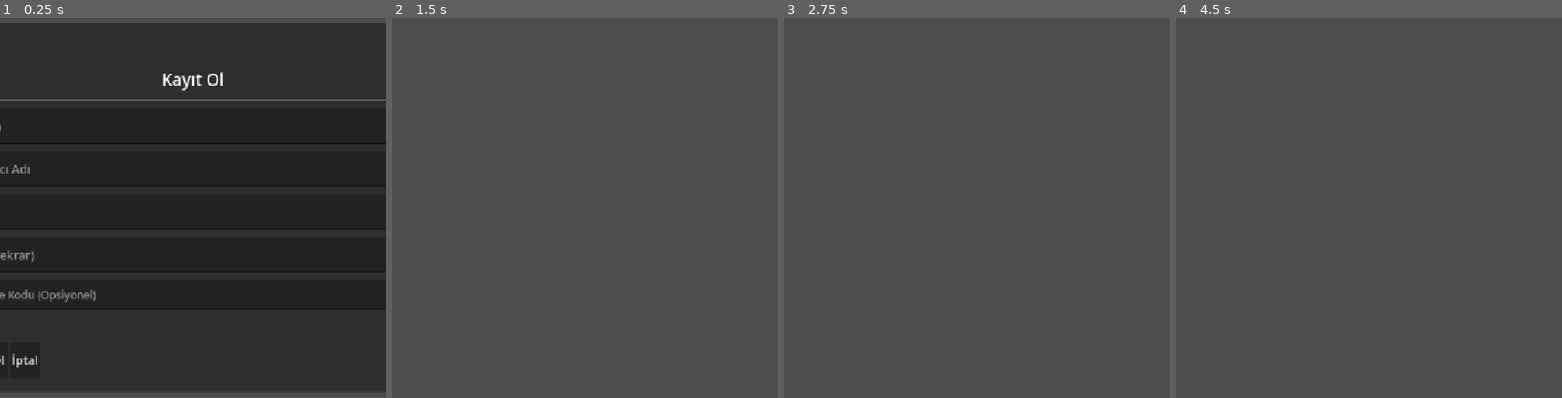
Above: before the commit, frames 1-4 (left to right).
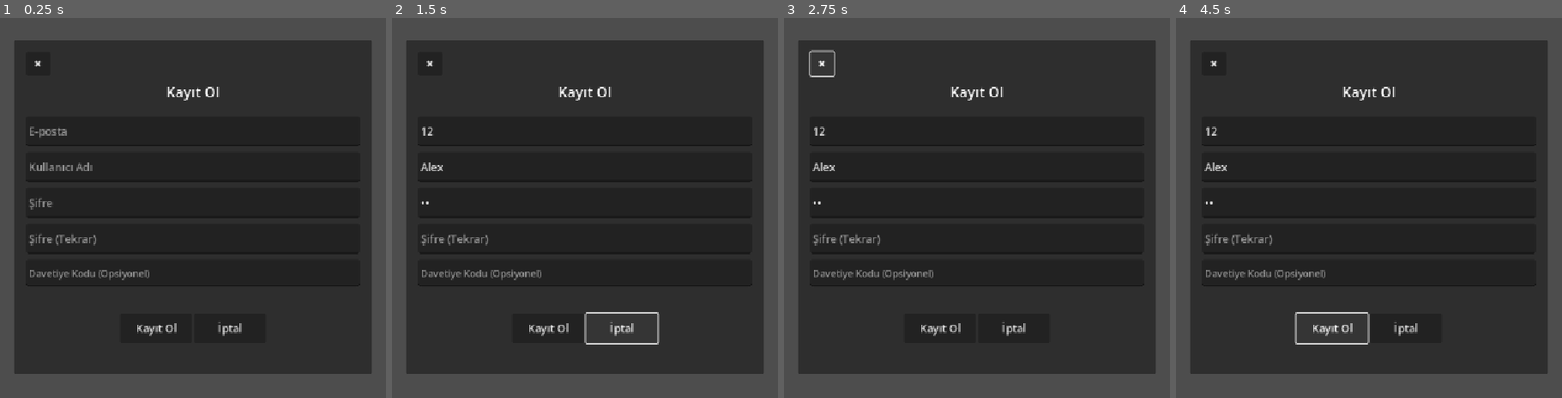
Above: after the commit, the same moments.

Repository: selcukksezer/gkk
Game: Godot game, scene res://scenes/ui/dialogs/RegisterDialog.tscn
Same seed, same stepped clock (60 frames per second), same inputs: the game is played once before the commit and once after it. This scene is started directly instead of the project's main scene. Sound files missing from this copy of the repository are replaced by a short silence.
Inputs (mouse positions are in pixels of both pictures, inside the frame that each line leads up to):
- Up to frame 1 (0.25 s): no input
- Up to frame 2 (1.5 s): click (585, 124) at 0.52 s; type "12" at 0.6 s; click (585, 170) at 0.75 s; type "Alex" at 0.83 s; click (585, 211) at 0.98 s; type "12" at 1.07 s; click "İptal" at 1.25 s
- Up to frame 3 (2.75 s): click (822, 63) at 2 s, where only the run after the commit has a clickable "✖"
- Up to frame 4 (4.5 s): click (1330, 329) at 2.75 s, where only the run after the commit has a clickable "Kayıt Ol"; click (1214, 63) at 3.5 s, where only the run after the commit has a clickable "✖"; click (1330, 329) at 4.25 s, where only the run after the commit has a clickable "Kayıt Ol"

The runs differ from the first frame. In frame 1, 18% of the frame differs, in the area x 0-100%, y 1-99%; in frame 2, 79%; in frame 3, 80%, in the area x 3-97%, y 5-94%; in frame 4, 79%.
Error after the commit: Parse Error: The member "panel" already exists in parent class res://scenes/ui/dialogs/BaseDialog.gd. (res://scenes/ui/dialogs/RegisterDialog.gd:13)

Commit message:
Fix register dialog overflow and add error handling for profile creation
Co-authored-by: selcukksezer <198219265+selcukksezer@users.noreply.github.com>

Diff:
--- a/scenes/ui/dialogs/RegisterDialog.gd
+++ b/scenes/ui/dialogs/RegisterDialog.gd
@@ -10,6 +10,7 @@
 @onready var status_label: Label = $Panel/MarginContainer/VBoxContainer/StatusLabel
 @onready var register_button: Button = $Panel/MarginContainer/VBoxContainer/Buttons/RegisterButton
 @onready var cancel_button: Button = $Panel/MarginContainer/VBoxContainer/Buttons/CancelButton
+@onready var panel: PanelContainer = $Panel
 
 var is_loading: bool = false
 
@@ -21,6 +22,25 @@
     password_input.secret = true
     confirm_input.secret = true
     status_label.text = ""
+
+    # Ensure dialog fits on screen
+    _adjust_dialog_size()
+
+func _adjust_dialog_size() -> void:
+    # Get viewport size
+    var viewport_size = get_viewport_rect().size
+
+    # Set max width to 90% of screen width or 600px, whichever is smaller
+    var max_width = min(viewport_size.x * 0.9, 600.0)
+
+    # Adjust panel size if needed
+    if panel:
+        var panel_width = panel.size.x
+        if panel_width > max_width:
+            # Recalculate offsets to fit
+            var half_width = max_width / 2.0
+            panel.offset_left = -half_width
+            panel.offset_right = half_width
 
 func _set_loading(loading: bool) -> void:
     is_loading = loading
--- a/scenes/ui/dialogs/RegisterDialog.tscn
+++ b/scenes/ui/dialogs/RegisterDialog.tscn
@@ -12,28 +12,29 @@
 script = ExtResource("1_register")
 
 [node name="Panel" type="PanelContainer" parent="."]
+layout_mode = 1
 anchors_preset = 8
 anchor_left = 0.5
 anchor_top = 0.5
 anchor_right = 0.5
 anchor_bottom = 0.5
-offset_left = -420.0
-offset_top = -260.0
-offset_right = 420.0
-offset_bottom = 260.0
+offset_left = -300.0
+offset_top = -280.0
+offset_right = 300.0
+offset_bottom = 280.0
 grow_horizontal = 2
 grow_vertical = 2
 
 [node name="MarginContainer" type="MarginContainer" parent="Panel"]
 layout_mode = 2
-theme_override_constants/margin_left = 24
-theme_override_constants/margin_top = 24
-theme_override_constants/margin_right = 24
-theme_override_constants/margin_bottom = 24
+theme_override_constants/margin_left = 20
+theme_override_constants/margin_top = 20
+theme_override_constants/margin_right = 20
+theme_override_constants/margin_bottom = 20
 
 [node name="VBoxContainer" type="VBoxContainer" parent="Panel/MarginContainer"]
 layout_mode = 2
-theme_override_constants/separation = 12
+theme_override_constants/separation = 10
 
 [node name="TopBar" type="HBoxContainer" parent="Panel/MarginContainer/VBoxContainer"]
 layout_mode = 2
@@ -46,64 +47,68 @@
 [node name="TitleLabel" type="Label" parent="Panel/MarginContainer/VBoxContainer"]
 layout_mode = 2
 text = "Kayıt Ol"
-theme_override_font_sizes/font_size = 28
+theme_override_font_sizes/font_size = 24
 horizontal_alignment = 1
 
 [node name="HSeparator" type="HSeparator" parent="Panel/MarginContainer/VBoxContainer"]
 layout_mode = 2
 
 [node name="EmailInput" type="LineEdit" parent="Panel/MarginContainer/VBoxContainer"]
-custom_minimum_size = Vector2(0, 60)
+custom_minimum_size = Vector2(0, 50)
 layout_mode = 2
 placeholder_text = "E-posta"
-theme_override_font_sizes/font_size = 20
+theme_override_font_sizes/font_size = 18
 max_length = 254
 
 [node name="UsernameInput" type="LineEdit" parent="Panel/MarginContainer/VBoxContainer"]
-custom_minimum_size = Vector2(0, 60)
+custom_minimum_size = Vector2(0, 50)
 layout_mode = 2
 placeholder_text = "Kullanıcı Adı"
-theme_override_font_sizes/font_size = 20
+theme_override_font_sizes/font_size = 18
 max_length = 40
 
 [node name="PasswordInput" type="LineEdit" parent="Panel/MarginContainer/VBoxContainer"]
-custom_minimum_size = Vector2(0, 60)
+custom_minimum_size = Vector2(0, 50)
 layout_mode = 2
 placeholder_text = "Şifre"
 secret = true
-theme_override_font_sizes/font_size = 20
+theme_override_font_sizes/font_size = 18
 
 [node name="ConfirmPasswordInput" type="LineEdit" parent="Panel/MarginContainer/VBoxContainer"]
-custom_minimum_size = Vector2(0, 60)
+custom_minimum_size = Vector2(0, 50)
 layout_mode = 2
 placeholder_text = "Şifre (Tekrar)"
 secret = true
-theme_override_font_sizes/font_size = 20
+theme_override_font_sizes/font_size = 18
 
 [node name="ReferralInput" type="LineEdit" parent="Panel/MarginContainer/VBoxContainer"]
-custom_minimum_size = Vector2(0, 50)
+custom_minimum_size = Vector2(0, 45)
 layout_mode = 2
 placeholder_text = "Davetiye Kodu (Opsiyonel)"
-theme_override_font_sizes/font_size = 18
+theme_override_font_sizes/font_size = 16
 
 [node name="StatusLabel" type="Label" parent="Panel/MarginContainer/VBoxContainer"]
-custom_minimum_size = Vector2(0, 30)
+custom_minimum_size = Vector2(0, 25)
 layout_mode = 2
-theme_override_font_sizes/font_size = 16
+theme_override_font_sizes/font_size = 14
 theme_override_colors/font_color = Color(1, 0.5, 0.5, 1)
 horizontal_alignment = 1
+autowrap_mode = 2
 
 [node name="Buttons" type="HBoxContainer" parent="Panel/MarginContainer/VBoxContainer"]
 layout_mode = 2
+alignment = 1
 
 [node name="RegisterButton" type="Button" parent="Panel/MarginContainer/VBoxContainer/Buttons"]
-custom_minimum_size = Vector2(0, 60)
+custom_minimum_size = Vector2(120, 50)
 layout_mode = 2
+size_flags_horizontal = 4
 text = "Kayıt Ol"
-theme_override_font_sizes/font_size = 20
+theme_override_font_sizes/font_size = 18
 
 [node name="CancelButton" type="Button" parent="Panel/MarginContainer/VBoxContainer/Buttons"]
-custom_minimum_size = Vector2(0, 60)
+custom_minimum_size = Vector2(120, 50)
 layout_mode = 2
+size_flags_horizontal = 4
 text = "İptal"
-theme_override_font_sizes/font_size = 20
+theme_override_font_sizes/font_size = 18
Not shown, changed: supabase/sql/00_auth_users_table.sql
